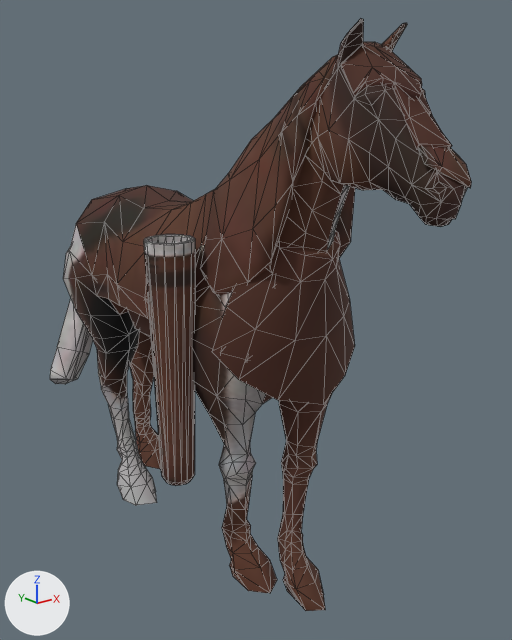
The glTF model public/assets/unit-models/tech/109/body-mediumarchers.glb, before and after one commit.
Camera for both pictures: a 50 mm lens placed at (-1.93, -2.59, 2.26), pointed at (0.1, -0.06, 1.24). The axes (+X, +Y, +Z) are drawn at lower left. The lights are the same throughout. The first picture is the older version. Mesh edges are drawn as thin lines. Vertices at exactly the same position are counted once.
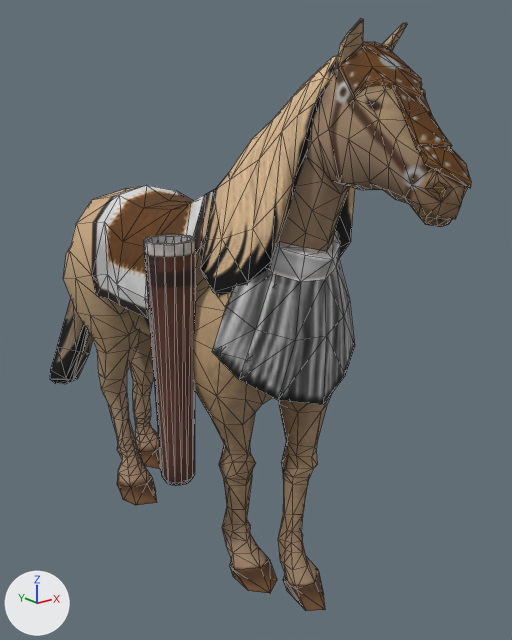
Changed parts and their boxes (x1, y1, x2, y2) in the pictures (512 x 640 px):
part 1 of me_mesh_0, recoloured: (50, 19, 471, 611) in both

The change, as a list of edits to the scene's bpy script:
```text
Add img_image_1:
    img_image_1 = load_image('Image_1', '_unpacked/Image_1', 512, 512, 'sRGB')
Add mat_material_1:
    mat_material_1 = principled_material('Material_1')
    mat_material_1.texture = img_image_1
    mat_material_1.metallic = 0.05
    mat_material_1.roughness = 0.85
Change me_mesh_0:
    where me_mesh_0.from_pydata(...)  # 1065 vertices, 2012 faces; spans x -0.51..0.4, y -1.26..1.39, z 0.0..2.5
    used by ob_mesh_0; location = (0.0, 0.0, 0.0)
    me_mesh_0 part 1: 1788 of the faces centred in x -0.38..0.37, y -1.23..1.37, z 0.0..2.5 switch from mat_material_0 (picture img_image_0) to mat_material_1 (picture img_image_1)
```
